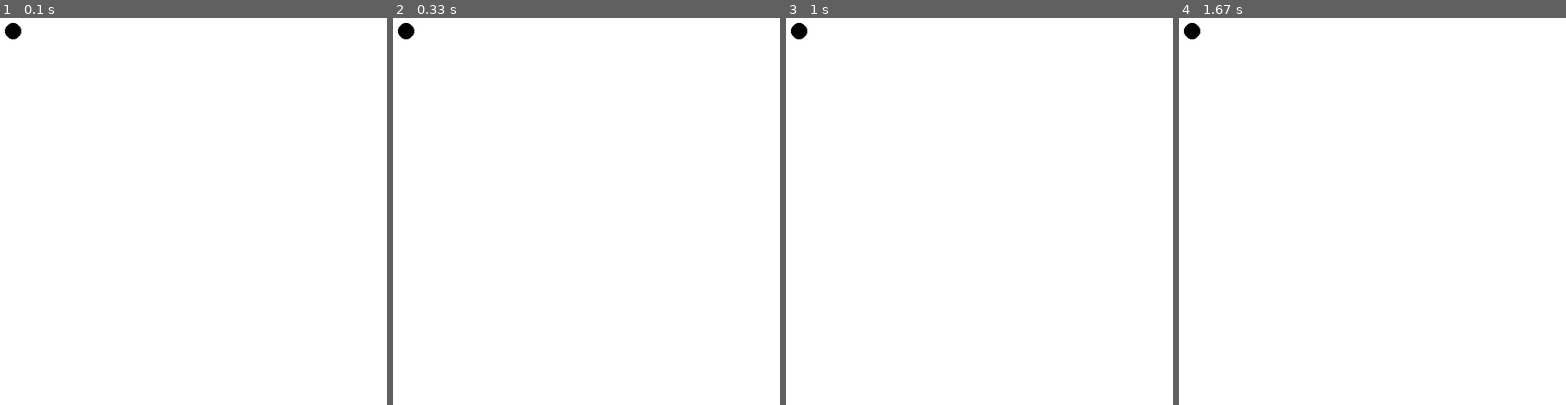
Above: before the commit, frames 1-4 (left to right).
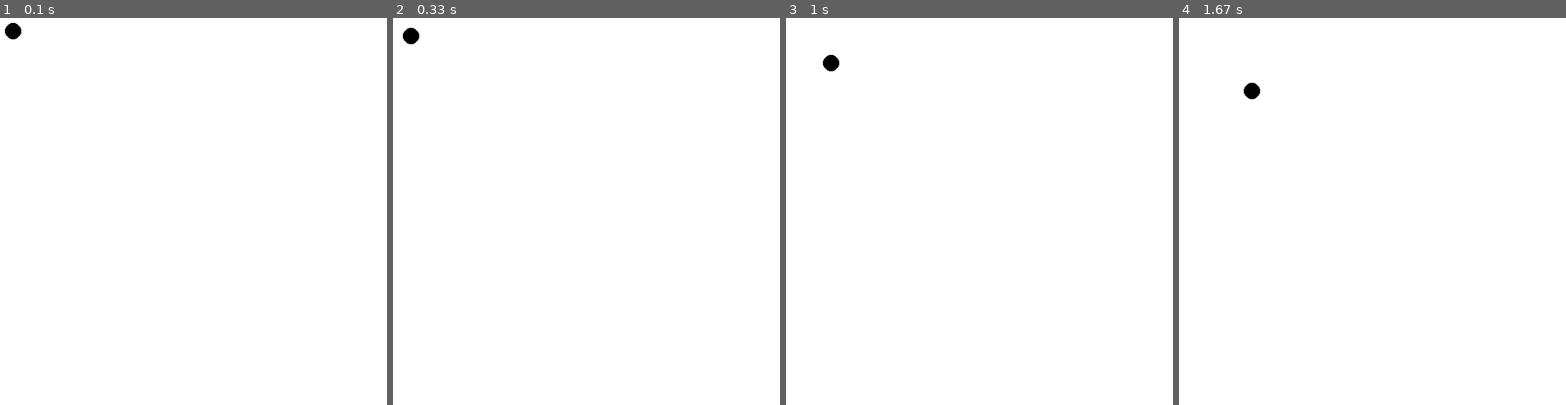
Above: after the commit, the same moments.

Repository: GendalfBlack/GB-PygameGameEngine
Game: pygame game, started from main.py
Same seed, same stepped clock (60 frames per second), same inputs: the game is played once before the commit and once after it.
Inputs:
- Up to frame 1 (0.1 s): no input
- Up to frame 2 (0.33 s): no input
- Up to frame 3 (1 s): no input
- Up to frame 4 (1.67 s): no input

Frame 1 is identical in both runs. In frame 2, 0.1% of the frame differs, in the area x 1-7%, y 1-7%; in frame 3, 0.3%, in the area x 1-14%, y 1-14%; in frame 4, 0.3%.

Commit message:
All 3 components tested.

Diff:
--- a/GameEngine.py
+++ b/GameEngine.py
@@ -52,6 +52,6 @@
 
     def add_new_GameObject(self):
         go = GameObject()
-        self.update_holder.append(go.update)
+        self.update_holder.append(lambda : go.update(self.deltaTime))
         self.draw_holder.append(lambda : go.draw(self.screen))
         return go
--- a/GameObject.py
+++ b/GameObject.py
@@ -24,9 +24,9 @@
             self.draw_holder.append(component.draw)
 
 
-    def update(self):
+    def update(self, deltaTime):
         for event in self.update_holder:
-            event()
+            event(deltaTime)
 
     def draw(self, screen):
         for event in self.draw_holder:
--- a/main.py
+++ b/main.py
@@ -10,8 +10,8 @@
 obj = game.add_new_GameObject()
 obj.addComponent(Physics2d(obj))
 obj.addComponent(SimpleShape(obj))
-obj.transform.position.x = 100
-obj.transform.position.y = 100
+obj.transform.position = Vector2(100, 100)
+obj.components[1].velocity = Vector2(50, 50)
 
 running = True
 while running:
